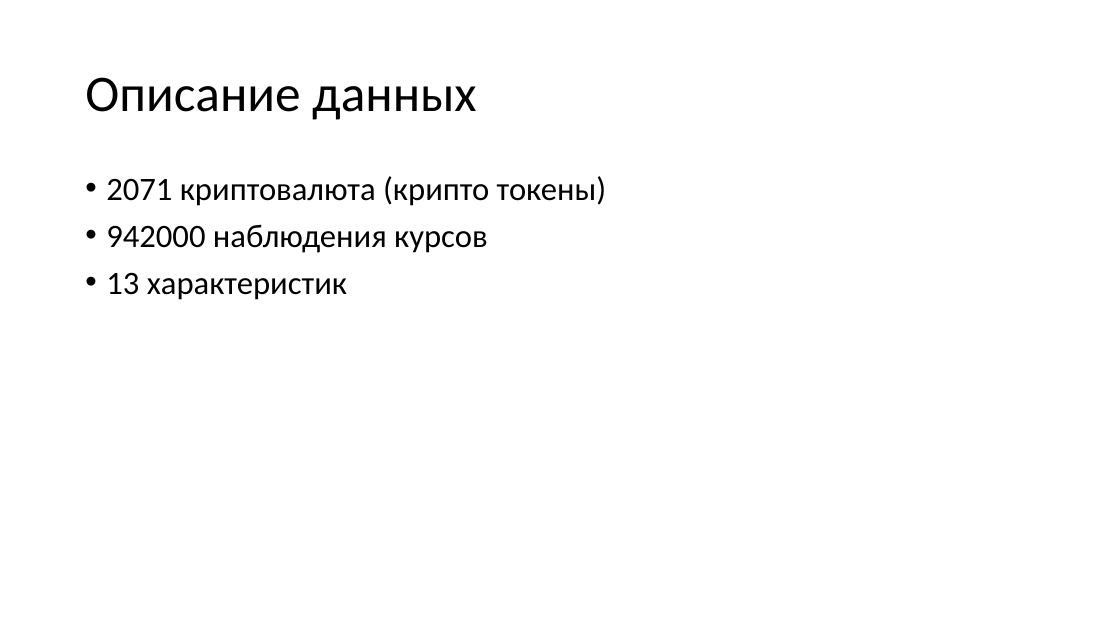
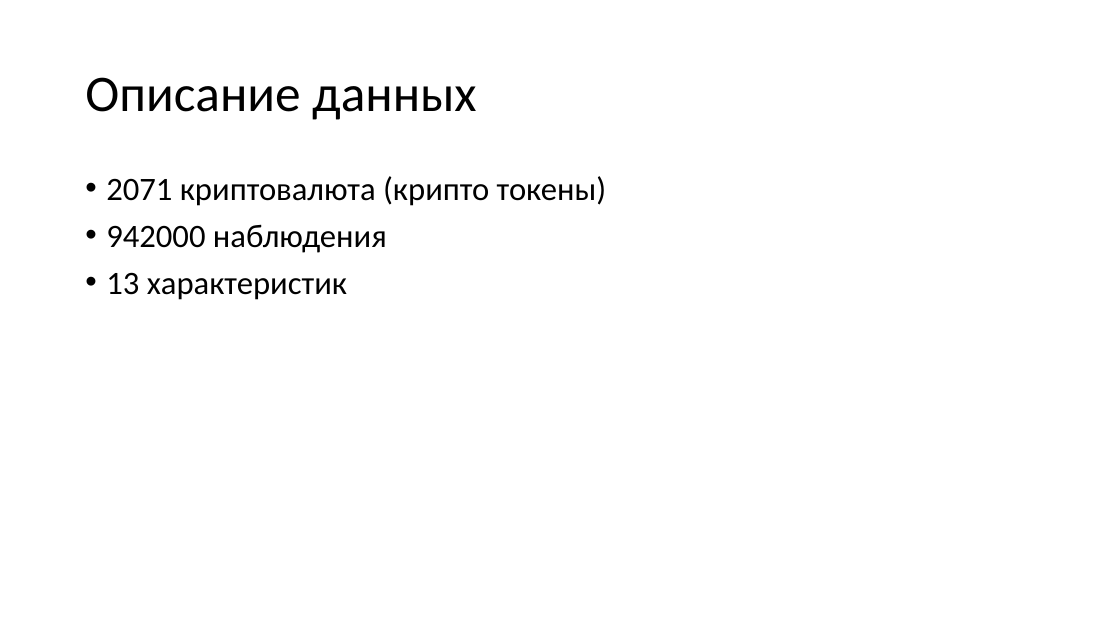
Before and after one commit to egorserdyuk/ASU-Datascience, a slide deck: slide 4 of Crypto/Анализ данных.pptx. Drawn at 1120x630 pixels with LibreOffice and Linux fonts; fonts in the diff are those of the drawing. Boxes give left, top, right and bottom in pixels: in the first picture for what was removed or moved away, otherwise in the second. Text is boxed around its words. In the diff, an @@ line names an element or a change of style, - is before the commit and + after.

```diff
--- a/Crypto/Анализ данных.pptx
+++ b/Crypto/Анализ данных.pptx
@@ text at (x1=106, y1=224, x2=387, y2=253): text changed @@
-• 942000 наблюдения курсов
+• 942000 наблюдения
```
Also in this commit, not shown: 4 slides added, 2 slides removed.
